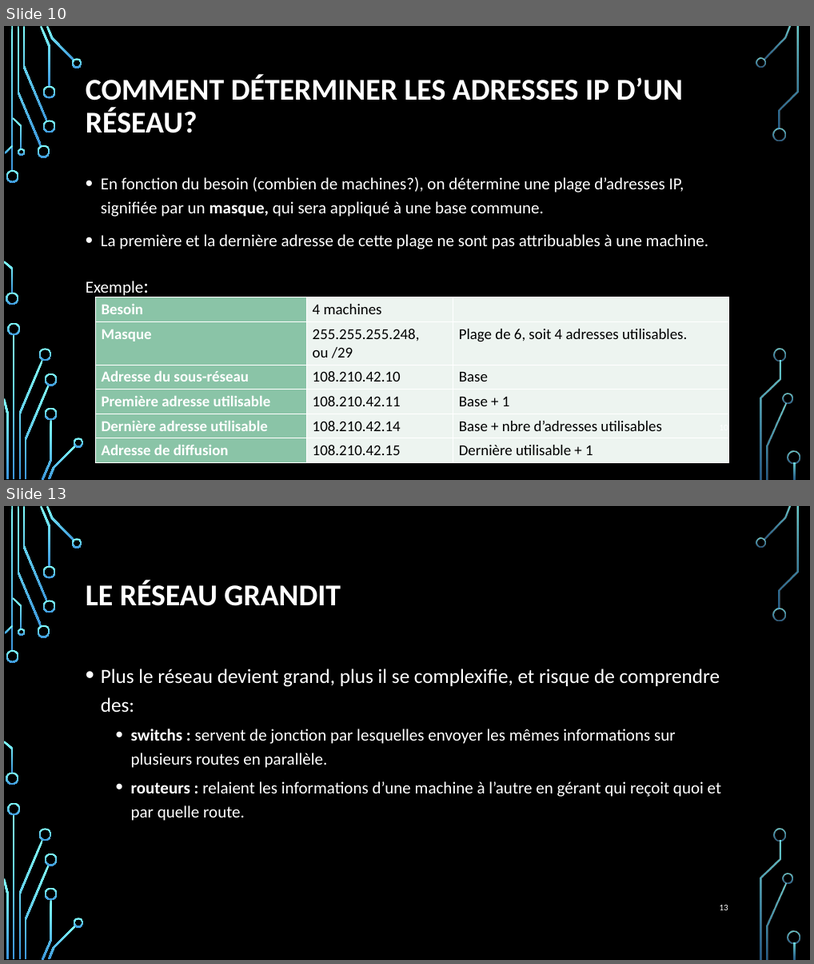
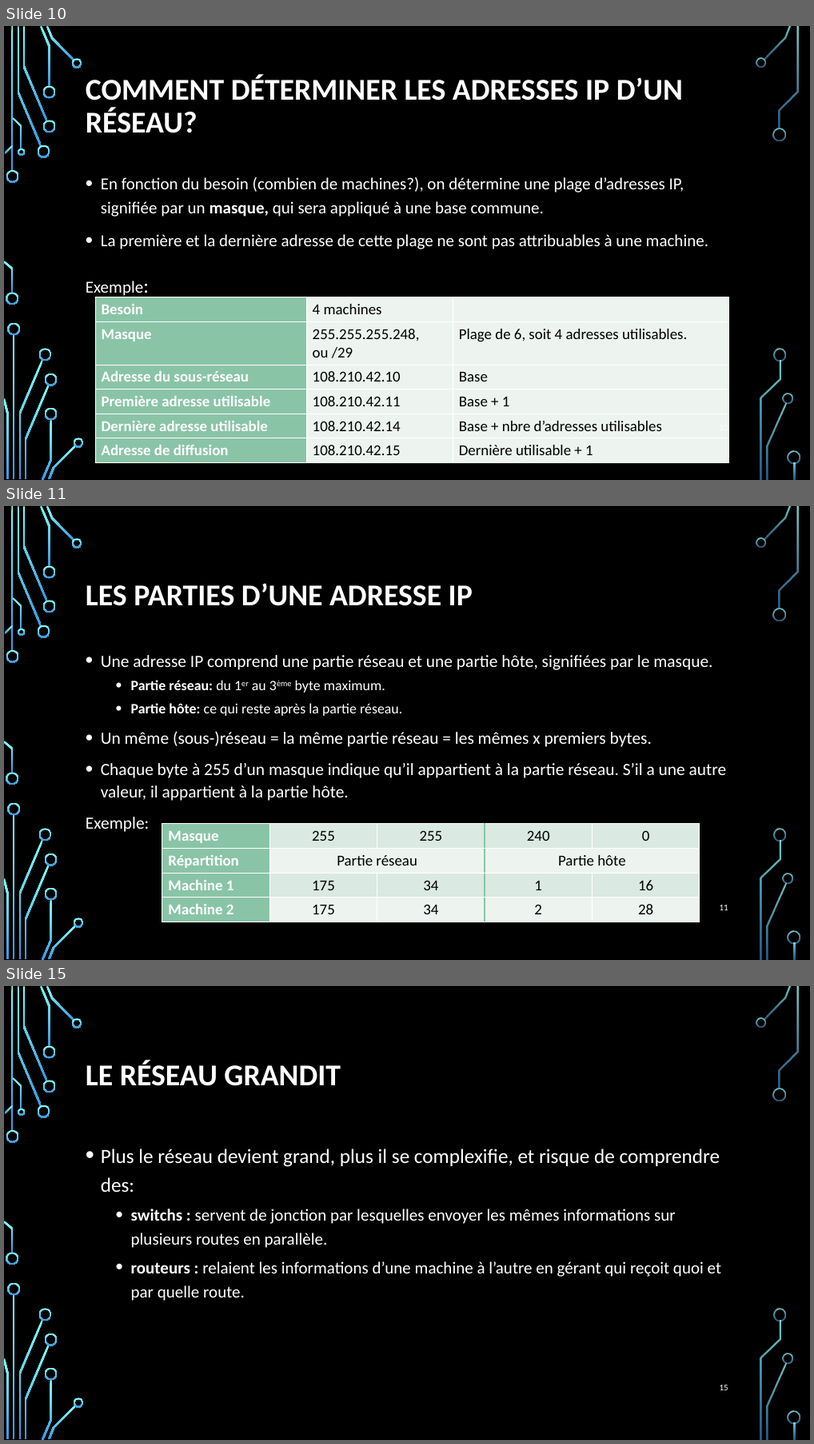
Before and after one commit to Jayleeva/42netpractice, a slide deck: Adressage ip.pptx. Shown one above the other, each under a label of ours: slides 10 and 13 before the commit, slides 10, 11 and 15 after it; the slides between them are not shown. The pictures are 814x964 and 814x1444 pixels, drawn with LibreOffice and Linux fonts; fonts in the diff are those of the drawing; background and template pictures are left out. Boxes give left, top, right and bottom in pixels: in the first picture for what was removed or moved away, otherwise in the second. Text is boxed around its words. In the diff, an @@ line names an element or a change of style, - is before the commit and + after.

```diff
--- a/Adressage ip.pptx
+++ b/Adressage ip.pptx
@@ slide 11 added at (4, 506, 810, 960), background picture (left out); not listed: 36 template elements that a slide beside it also shows @@
@@ title added at (86, 583, 473, 606), 36 pt, text #FFFFFF, bold @@
+LES PARTIES D’UNE ADRESSE IP
@@ text added at (86, 655, 727, 832), 20.4 pt, text #FFFFFF @@
+• Une adresse IP comprend une partie réseau et une partie hôte, signifiées par le masque.
+  • Partie réseau: du 1er au 3ème byte maximum.
+  • Partie hôte: ce qui reste après la partie réseau.
+• Un même (sous-)réseau = la même partie réseau = les mêmes x premiers bytes.
+• Chaque byte à 255 d’un masque indique qu’il appartient à la partie réseau. S’il a une autre valeur, il appartient à la partie hôte.
+Exemple:
@@ table added at (162, 824, 701, 922), 4 rows, 5 columns @@
+Masque | 255 | 255 | 240 | 0
+Répartition | Partie réseau |  | Partie hôte | 
+Machine 1 | 175 | 34 | 1 | 16
+Machine 2 | 175 | 34 | 2 | 28
@@ page number added at (720, 904, 729, 910), 10.5 pt, text #FFFFFF @@
+11
@@ what was slide 13 is now slide 15 @@
```
Also in this commit, not shown: 5 slides changed, 3 other slides added, 1 slide removed.
